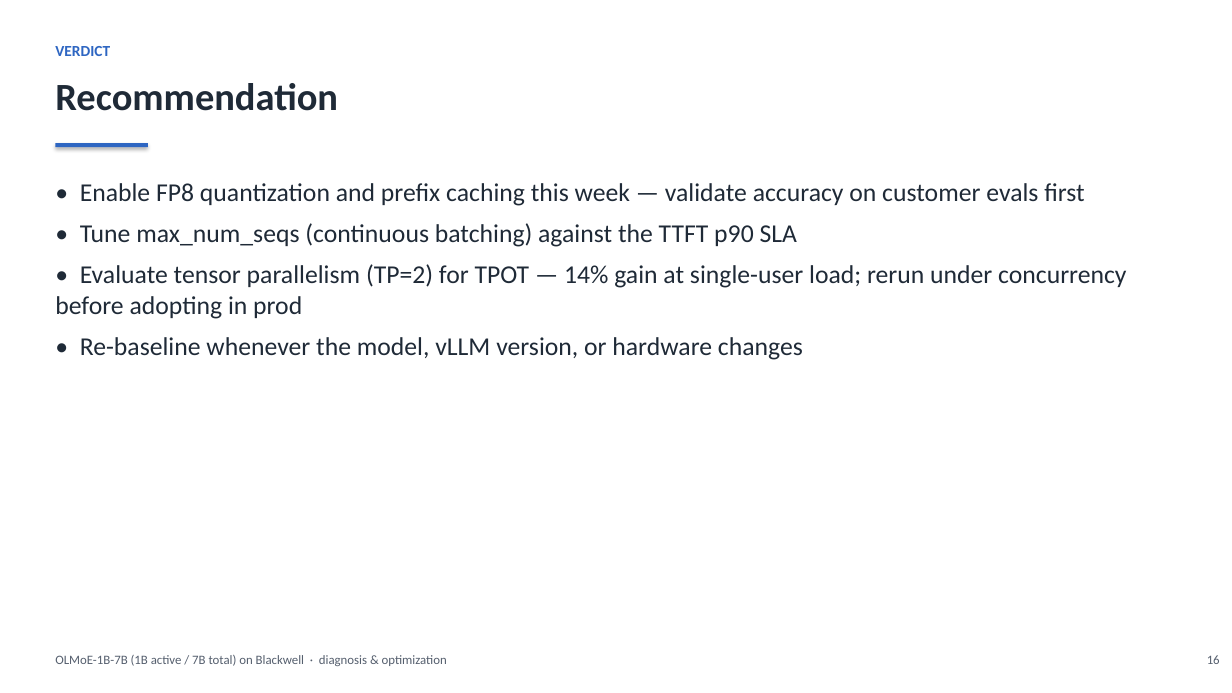
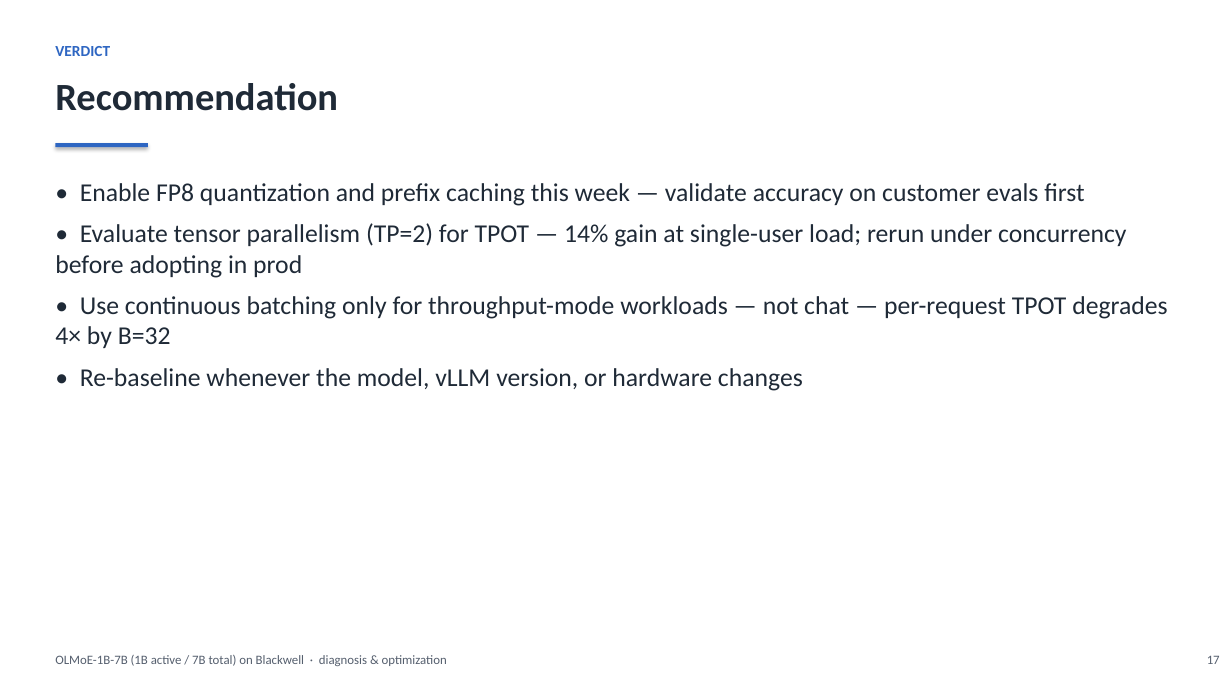
Before and after one commit to harishvs/moe-inference-optimize, a slide deck: slide 17 of talk/deck.pptx (slide 16 before the commit). Drawn at 1232x693 pixels with LibreOffice and Linux fonts; fonts in the diff are those of the drawing. Boxes give left, top, right and bottom in pixels: in the first picture for what was removed or moved away, otherwise in the second. Text is boxed around its words. In the diff, an @@ line names an element or a change of style, - is before the commit and + after.

```diff
--- a/talk/deck.pptx
+++ b/talk/deck.pptx
@@ text at (80,223,797,247): paragraph removed @@
-• Tune max_num_seqs (continuous batching) against the TTFT p90 SLA
@@ text at (55,296,1167,348): paragraph added @@
+• Use continuous batching only for throughput-mode workloads — not chat — per-request TPOT degrades 4× by B=32
@@ text at (1207,656,1220,664): text changed @@
-16
+17
```
Also in this commit, not shown: 13 other slides changed, 2 slides added, 1 slide removed, 7 other files.
